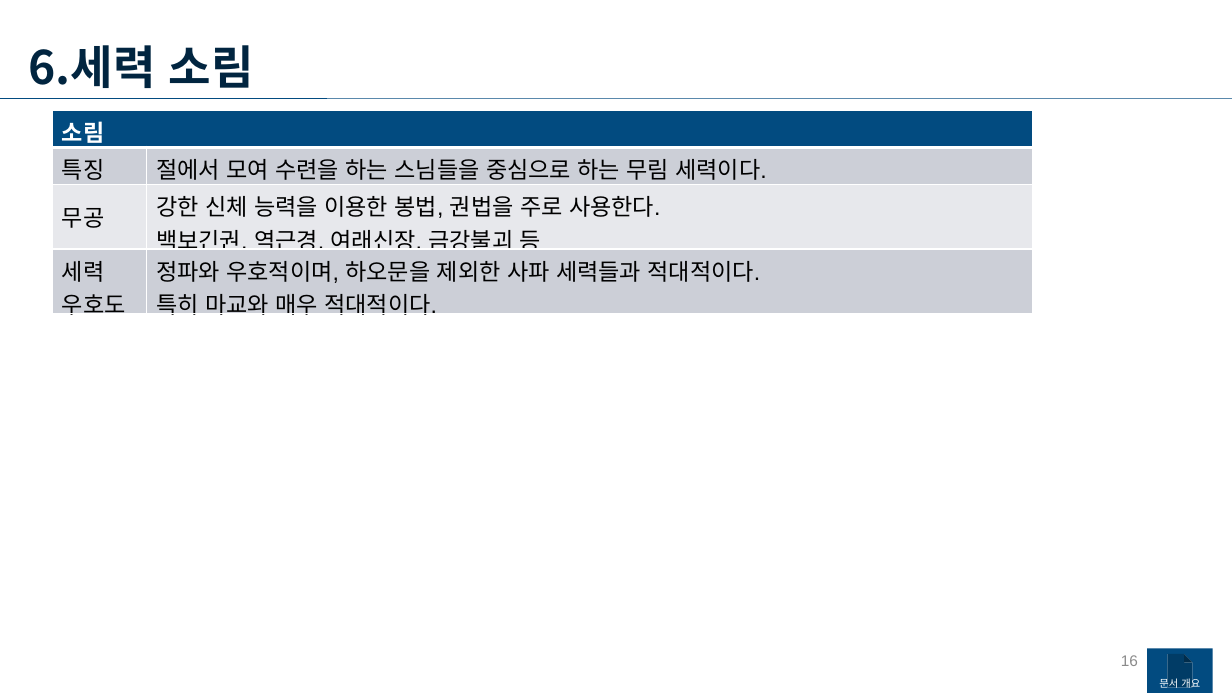
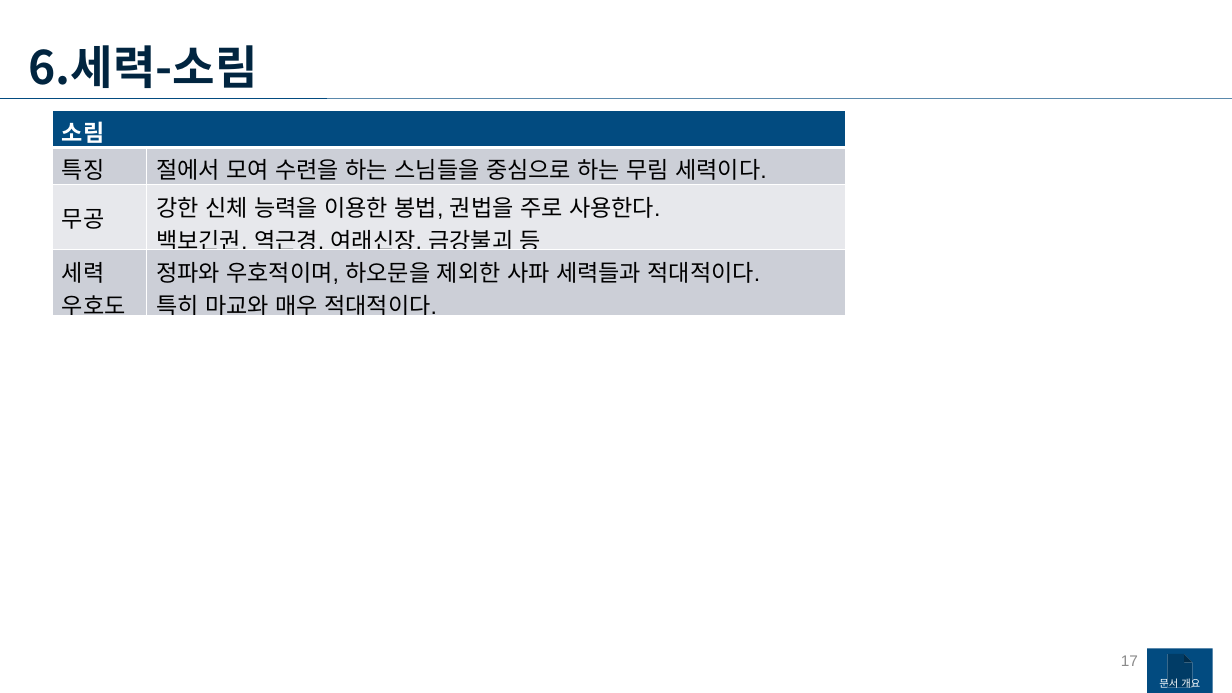
Before and after one commit to yjk0401/unityenginebasic_9th, a slide deck: slide 17 of 기획/메인 기획서.pptx (slide 16 before the commit). Drawn at 1232x693 pixels with LibreOffice and Linux fonts; fonts in the diff are those of the drawing. Boxes give left, top, right and bottom in pixels: in the first picture for what was removed or moved away, otherwise in the second. Text is boxed around its words. In the diff, an @@ line names an element or a change of style, - is before the commit and + after.

```diff
--- a/기획/메인 기획서.pptx
+++ b/기획/메인 기획서.pptx
@@ text at (29, 45, 258, 88): text changed @@
-6.세력 소림
+6.세력-소림
@@ table at (53, 110, 846, 324) @@
@@ list level 1 to 2 in "소림" @@
@@ table: place and size @@
-table at (53, 110, 1033, 323)
+table at (53, 110, 846, 324)
@@ page number at (1121, 655, 1138, 666): text changed @@
-16
+17
```
Also in this commit, not shown: 11 other slides changed, 3 slides added, 3 other files.
